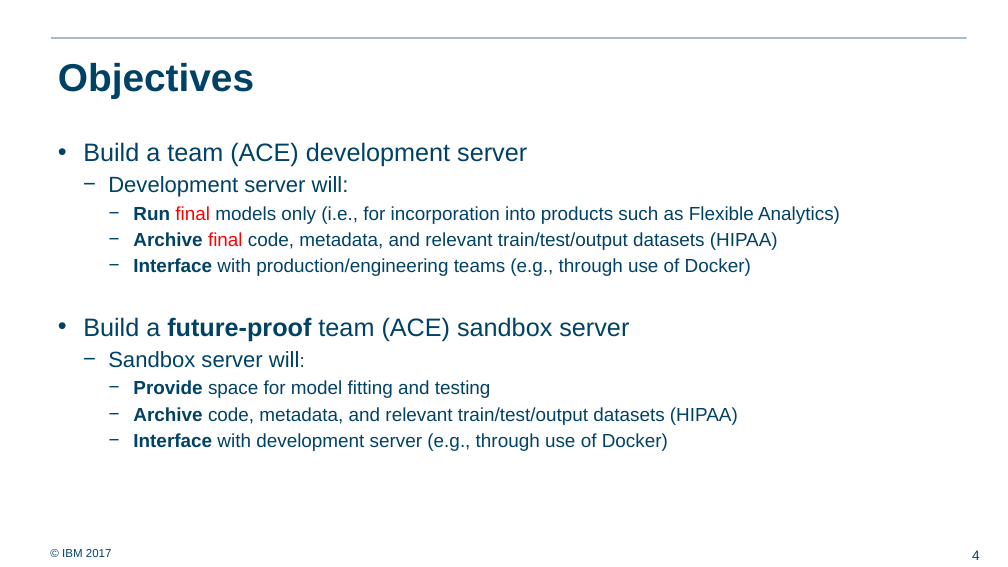
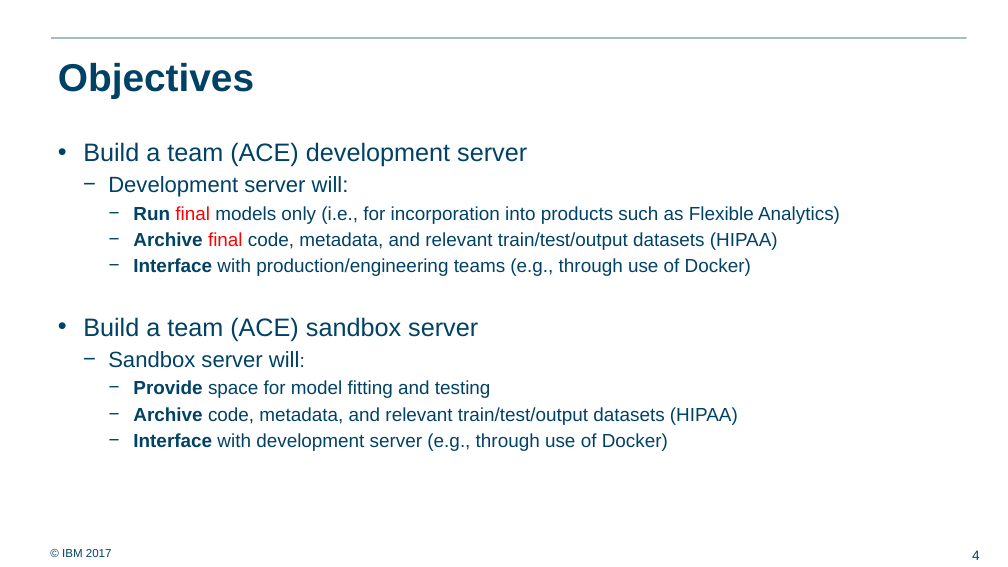
Before and after one commit to ralf0615/Analytics_project_backlog, a slide deck: slide 4 of Analytics_server_setup_v3.pptx. Drawn at 1008x567 pixels with LibreOffice and Linux fonts; fonts in the diff are those of the drawing; background and template pictures are left out. Boxes give left, top, right and bottom in pixels: in the first picture for what was removed or moved away, otherwise in the second. Text is boxed around its words. In the diff, an @@ line names an element or a change of style, - is before the commit and + after.

```diff
--- a/Analytics_server_setup_v3.pptx
+++ b/Analytics_server_setup_v3.pptx
@@ text at [83,317,478,342]: text changed @@
-• Build a future-proof team (ACE) sandbox server
+• Build a team (ACE) sandbox server
```
Also in this commit, not shown: 10 other slides changed, 5 other files.
